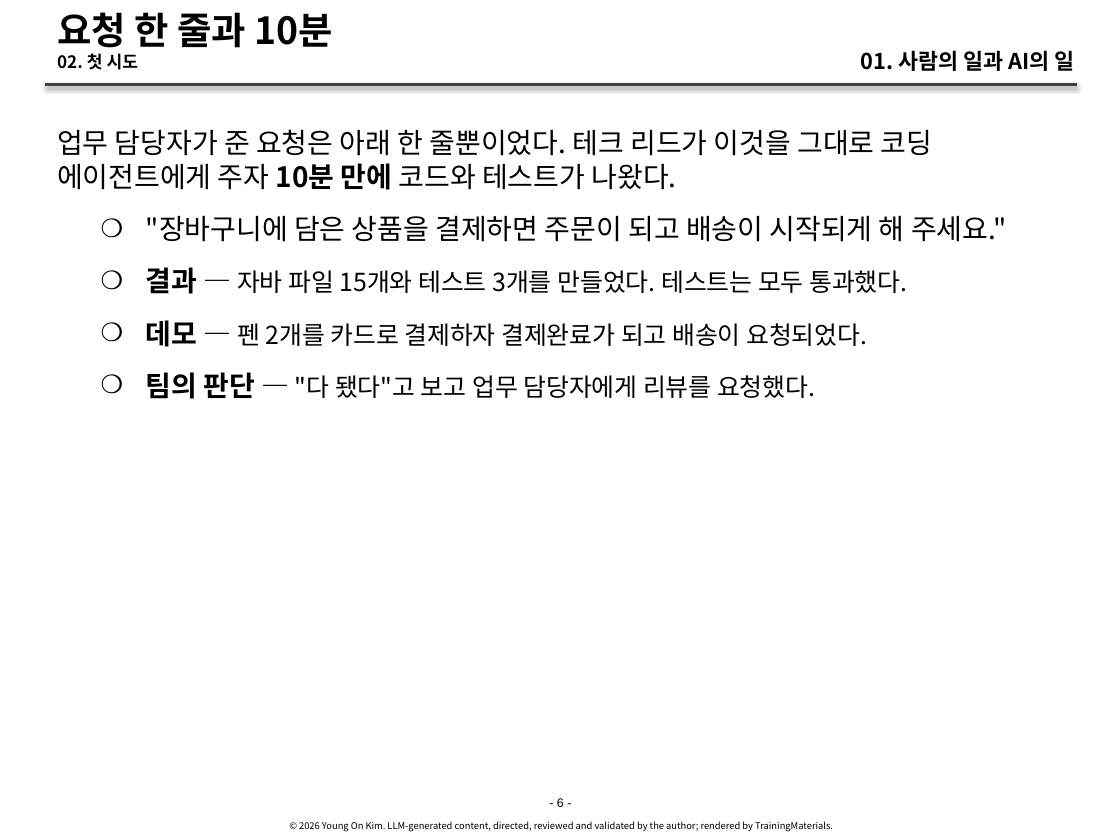
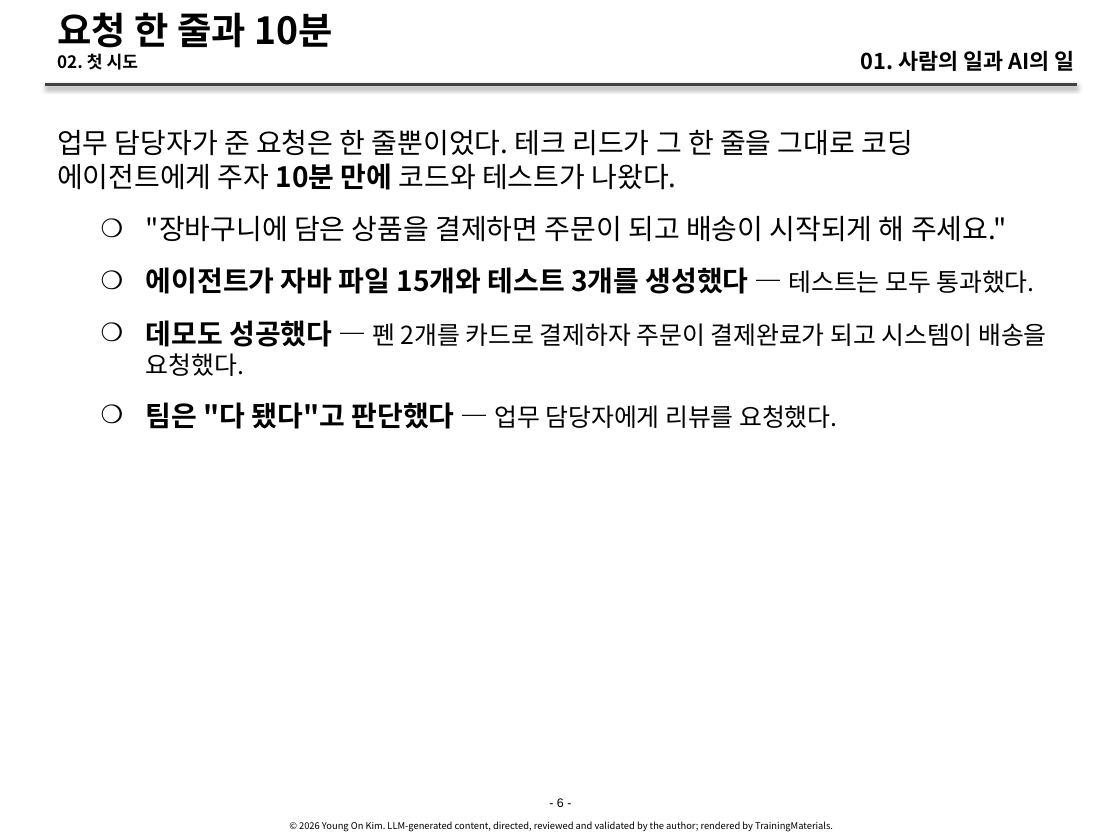
Before and after one commit to YoungSan77/TrainingMaterials, a slide deck: slide 6 of courses/ai-native/sessions/s01.pptx. Drawn at 1120x840 pixels with LibreOffice and Linux fonts; fonts in the diff are those of the drawing. Boxes give left, top, right and bottom in pixels: in the first picture for what was removed or moved away, otherwise in the second. Text is boxed around its words. In the diff, an @@ line names an element or a change of style, - is before the commit and + after.

```diff
--- a/courses/ai-native/sessions/s01.pptx
+++ b/courses/ai-native/sessions/s01.pptx
@@ text at bbox=[57, 129, 913, 190]: text changed @@
-업무 담당자가 준 요청은 아래 한 줄뿐이었다. 테크 리드가 이것을 그대로 코딩 에이전트에게 주자 10분 만에 코드와 테스트가 나왔다.
+업무 담당자가 준 요청은 한 줄뿐이었다. 테크 리드가 그 한 줄을 그대로 코딩 에이전트에게 주자 10분 만에 코드와 테스트가 나왔다.
@@ text at bbox=[146, 267, 1047, 429]: text changed @@
-    ❍ 결과 — 자바 파일 15개와 테스트 3개를 만들었다. 테스트는 모두 통과했다.
-    ❍ 데모 — 펜 2개를 카드로 결제하자 결제완료가 되고 배송이 요청되었다.
-    ❍ 팀의 판단 — "다 됐다"고 보고 업무 담당자에게 리뷰를 요청했다.
+    ❍ 에이전트가 자바 파일 15개와 테스트 3개를 생성했다 — 테스트는 모두 통과했다.
+    ❍ 데모도 성공했다 — 펜 2개를 카드로 결제하자 주문이 결제완료가 되고 시스템이 배송을 요청했다.
+    ❍ 팀은 "다 됐다"고 판단했다 — 업무 담당자에게 리뷰를 요청했다.
```
Also in this commit, not shown: 25 other slides changed, 17 other files.
